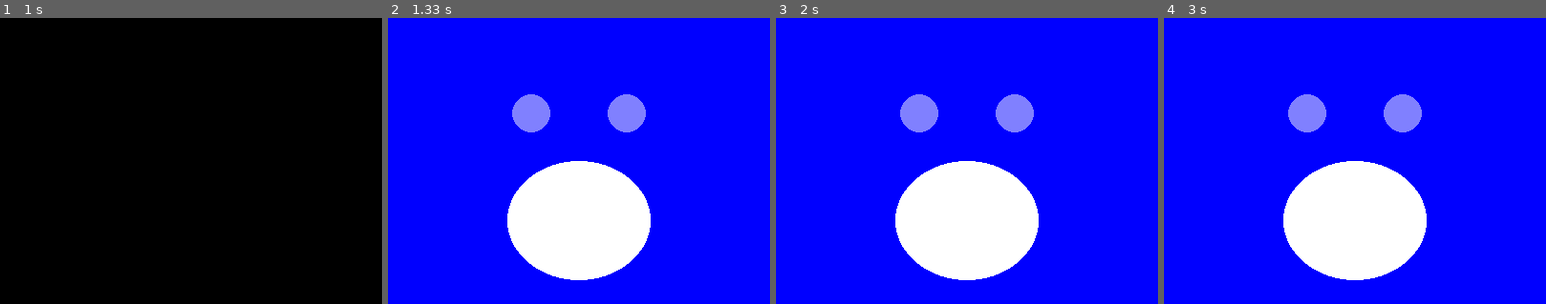
Above: before the commit, frames 1-4 (left to right).
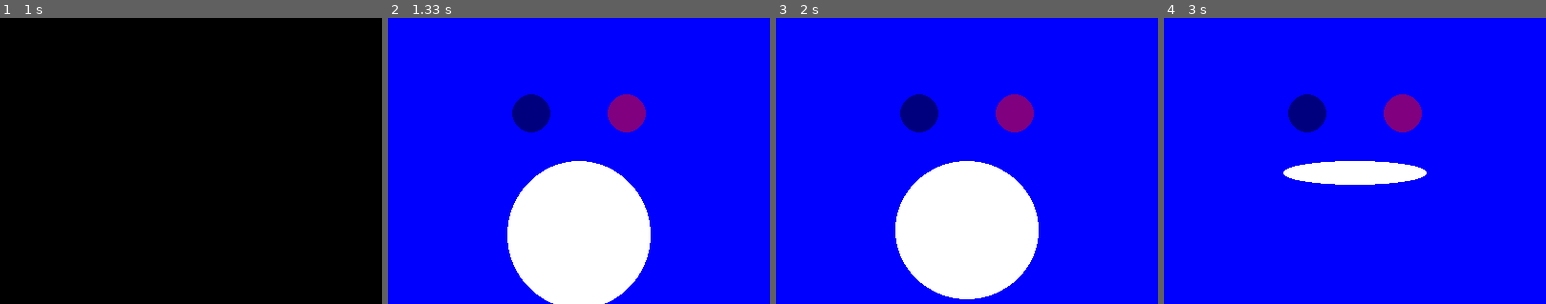
Above: after the commit, the same moments.

Repository: zzayah/GameDesignWithPygame
Game: pygame game, started from main.py
The game is run twice, just before and just after one commit, with the same random seed, the same clock (stepped at 60 frames per second) and the same inputs.
Inputs:
- Up to frame 1 (1 s): no input
- Up to frame 2 (1.33 s): no input
- Up to frame 3 (2 s): no input
- Up to frame 4 (3 s): no input

Frame 1 is identical in both runs. In frame 2, 5.7% of the frame differs, in the area x 31-69%, y 26-100%; in frame 3, 4.6%; in frame 4, 14%, in the area x 31-69%, y 26-92%.

Commit message:
9/1/23 in class COMPLETE

Diff:
--- a/main.py
+++ b/main.py
@@ -1,12 +1,15 @@
-import pygame, sys
+import pygame
+import sys
+import time
 from pygame.locals import *
 
 pygame.init()
-DISPLAYSURF = pygame.display.set_mode((400, 300))
+
+# Set up the screen
 CHANGESURF = pygame.display.set_mode((400, 300))
 pygame.display.set_caption('Hello World!')
 
-# set up the colors
+# Set up the colors
 BLACK = (0, 0, 0)
 WHITE = (255, 255, 255)
 RED = (255, 0, 0)
@@ -15,55 +18,53 @@
 
 CHANGESURF.fill(BLUE)
 fpsClock = pygame.time.Clock()
+FPS = 30  # Frames per second setting
 
-FPS = 30 # frames per second setting
-
-eyebrow_surf = pygame.display.set_mode((400, 300))
-pygame.draw.rect(eyebrow_surf, RED, (0, 0, 50, 30))
+# eyebrow_surf = pygame.display.set_mode((400, 300))
+# pygame.draw.rect(eyebrow_surf, RED, (0, 0, 50, 30))
 
 # Draw a transparent circle
 transparent_circle_surf = pygame.Surface((400, 300), pygame.SRCALPHA)
-pygame.draw.circle(transparent_circle_surf, (255, 255, 255, 128), (150, 100), 20)
-pygame.draw.circle(transparent_circle_surf, (255, 255, 255, 128), (250, 100), 20)
+pygame.draw.circle(transparent_circle_surf, (0, 0, 0, 128), (150, 100), 20)
+pygame.draw.circle(transparent_circle_surf, (255, 0, 0, 128), (250, 100), 20)
 
 CHANGESURF.blit(transparent_circle_surf, (0, 0))
-CHANGESURF.blit(eyebrow_surf, (0, 0))
-
+# CHANGESURF.blit(eyebrow_surf, (0, 0))
 
 play = True
 ellipseRad = 100
 direction = 'up'
+fpsClock = pygame.time.Clock()
 
-while True: # main game loop
+while True:  # Main game loop
+
+    # Play sound once upon boot
+    while play:
+        soundObj = pygame.mixer.Sound('beep-02.mp3')
+        soundObj.play()
+        time.sleep(1)  # Wait and let the sound play for 1 second
+        soundObj.stop()
+        play = False
+
+    if direction == 'up':
+        ellipseRad += 5
+        if ellipseRad == 200:
+            direction = "down"
+    elif direction == 'down':
+        ellipseRad -= 5
+        if ellipseRad == 10:
+            direction = "up"
+
+    # Create a surface to draw the ellipse
+    ellipse_surf = pygame.Surface((400, 300), pygame.SRCALPHA)
+    pygame.draw.ellipse(ellipse_surf, WHITE, (125, 150, 150, ellipseRad))
+
+    CHANGESURF.fill(BLUE)  # Clear the display
+    # CHANGESURF.blit(eyebrow_surf, (0, 0))
+    CHANGESURF.blit(transparent_circle_surf, (0, 0))  # Blit the circles
+    CHANGESURF.blit(ellipse_surf, (0, 0))  # Blit the ellipse
+
     for event in pygame.event.get():
-
-        # Play sound once upon boot
-        while play:
-            soundObj = pygame.mixer.Sound('beep-02.mp3')
-            soundObj.play()
-            import time
-            time.sleep(1)  # wait and let the sound play for 1 second
-            soundObj.stop()
-            play = False
-
-        if direction == 'up':
-            ellipseRad += 5
-            if ellipseRad == 200:
-                direction = "down"
-        elif direction == 'down':
-            ellipseRad -= 5
-            if ellipseRad == 10:
-                direction = "up"
-
-        # Create a surface to draw the ellipse
-        ellipse_surf = pygame.Surface((400, 300), pygame.SRCALPHA)
-        pygame.draw.ellipse(ellipse_surf, WHITE, (125, 150, 150, ellipseRad))
-
-        CHANGESURF.fill(BLUE)  # Clear the display
-        CHANGESURF.blit(eyebrow_surf, (0, 0))
-        CHANGESURF.blit(transparent_circle_surf, (0, 0)) # Blit the circles
-        CHANGESURF.blit(ellipse_surf, (0, 0))  # Blit the ellipse
-
         if event.type == QUIT:
             pygame.quit()
             sys.exit()
